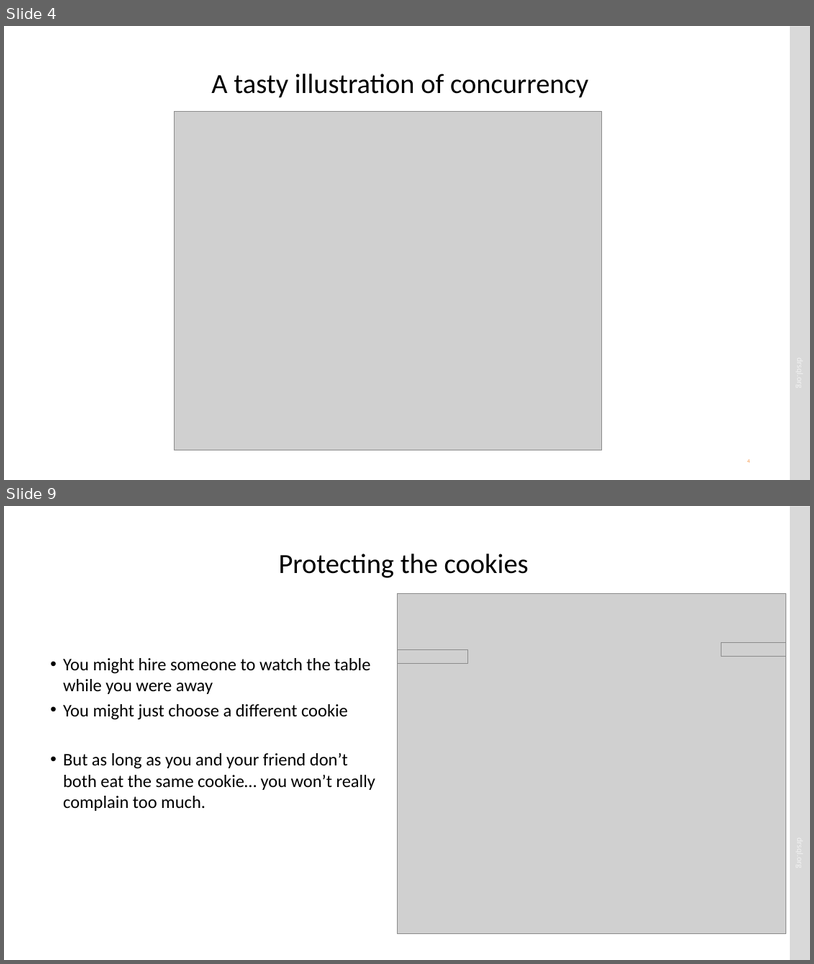
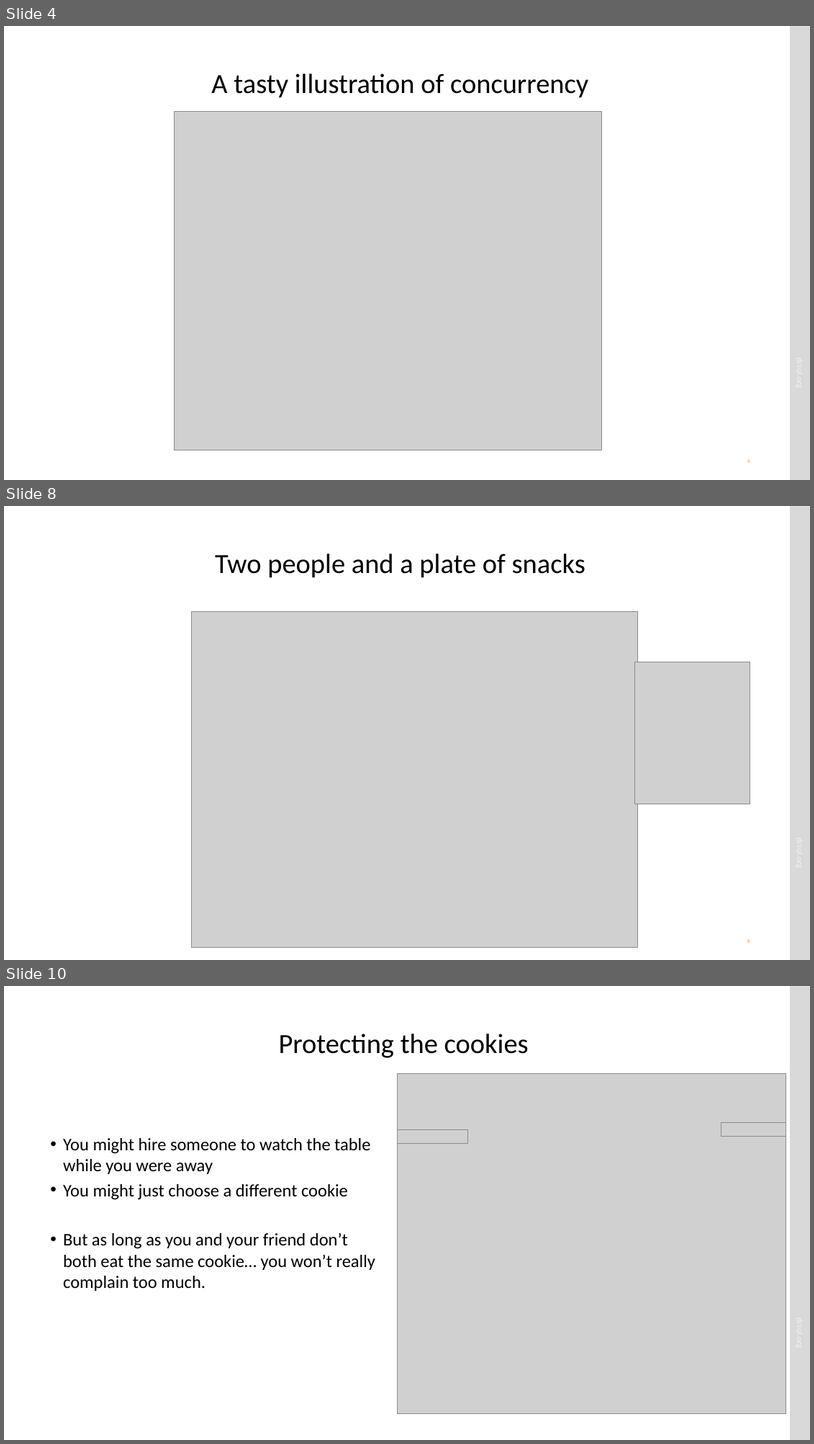
Before and after one commit to drsqlgithub/Presentation-Downloads, a slide deck: Concurrency/Matters of Concurrency.pptx. Shown one above the other, each under a label of ours: slides 4 and 9 before the commit, slides 4, 8 and 10 after it; the slides between them are not shown. The pictures are 814x964 and 814x1444 pixels, drawn with LibreOffice and Linux fonts; fonts in the diff are those of the drawing; grey boxes stand for pictures. Boxes give left, top, right and bottom in pixels: in the first picture for what was removed or moved away, otherwise in the second. Text is boxed around its words. In the diff, an @@ line names an element or a change of style, - is before the commit and + after.

```diff
--- a/Concurrency/Matters of Concurrency.pptx
+++ b/Concurrency/Matters of Concurrency.pptx
@@ slide 8 added at box(4, 506, 810, 960), background #FFFFFF; not listed: 2 template elements that a slide beside it also shows @@
@@ title added at box(215, 554, 586, 578), 33 pt, text #000000 @@
+Two people and a plate of snacks
@@ picture added at box(191, 611, 638, 947) @@
@@ picture added at box(635, 662, 751, 803) @@
@@ what was slide 9 is now slide 10 @@
```
Also in this commit, not shown: 15 slides changed, 3 other slides added, 1 slide removed, 12 other files.
